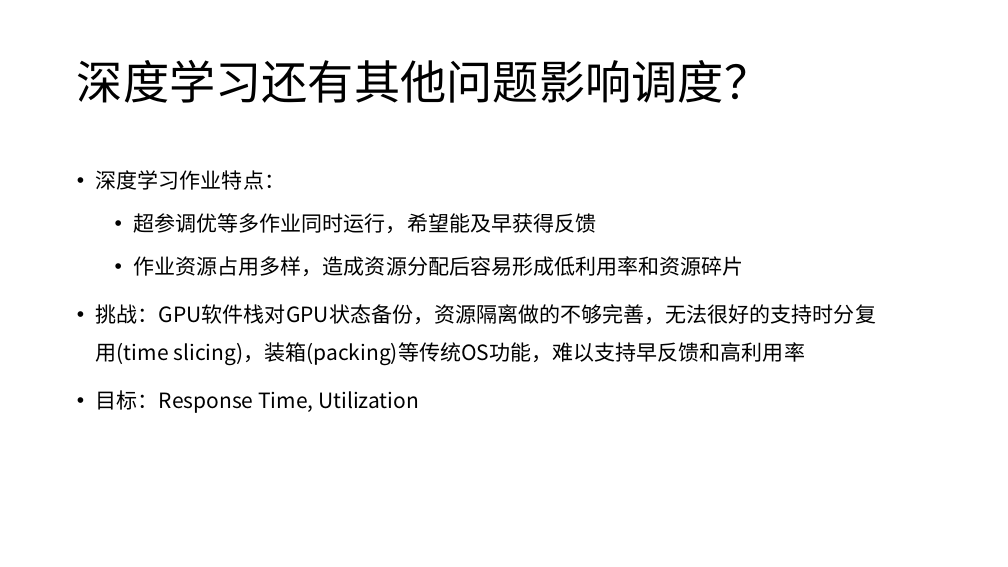
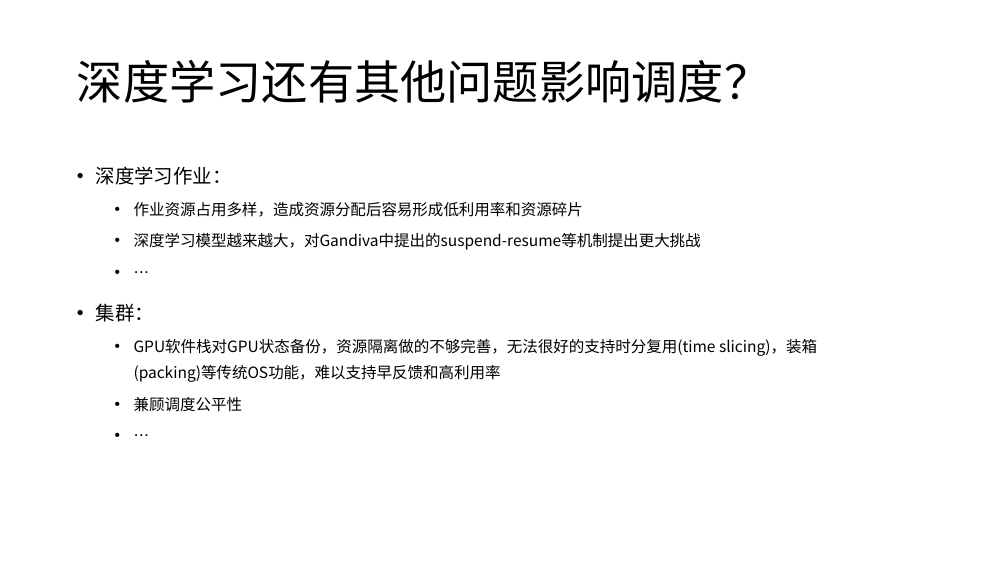
Before and after one commit to microsoft/AI-System, a slide deck: slide 41 of Lectures/BasicTopics/SystemforAI-7-Platform.ppsx (slide 38 before the commit). Drawn at 1008x567 pixels with LibreOffice and Linux fonts; fonts in the diff are those of the drawing. Boxes give left, top, right and bottom in pixels: in the first picture for what was removed or moved away, otherwise in the second. Text is boxed around its words. In the diff, an @@ line names an element or a change of style, - is before the commit and + after.

```diff
--- a/Lectures/BasicTopics/SystemforAI-7-Platform.ppsx
+++ b/Lectures/BasicTopics/SystemforAI-7-Platform.ppsx
@@ text at [96, 166, 232, 185]: text changed; size 20 to 18.5 pt @@
-• 深度学习作业特点：
-  • 超参调优等多作业同时运行，希望能及早获得反馈
+• 深度学习作业：
@@ text at [134, 202, 583, 217]: size 20 to 14.8 pt in "作业资源占用多样，造成资源分配后容易形成低利用率和资源碎片"; line spacing 1.5 to 1.4 @@
@@ text at [96, 233, 817, 412]: text changed; size 20 to 14.8 pt @@
-• 挑战：GPU软件栈对GPU状态备份，资源隔离做的不够完善，无法很好的支持时分复用(time slicing)，装箱(packing)等传统OS功能，难以支持早反馈和高利用率
-• 目标：Response Time, Utilization
+  • 深度学习模型越来越大，对Gandiva中提出的suspend-resume等机制提出更大挑战
+  • …
+• 集群：
+  • GPU软件栈对GPU状态备份，资源隔离做的不够完善，无法很好的支持时分复用(time slicing)，装箱(packing)等传统OS功能，难以支持早反馈和高利用率
+  • 兼顾调度公平性
+  • …
```
Also in this commit, not shown: 17 other slides changed, 3 slides added, 1 slide removed, 3 other files.
